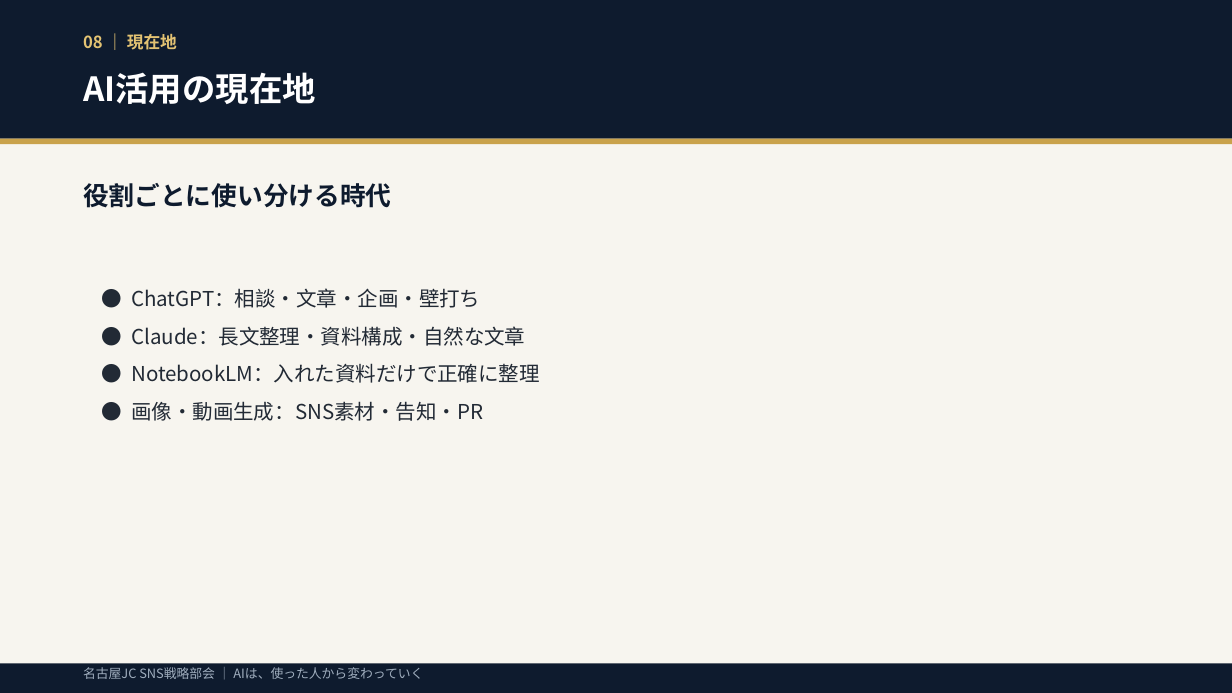
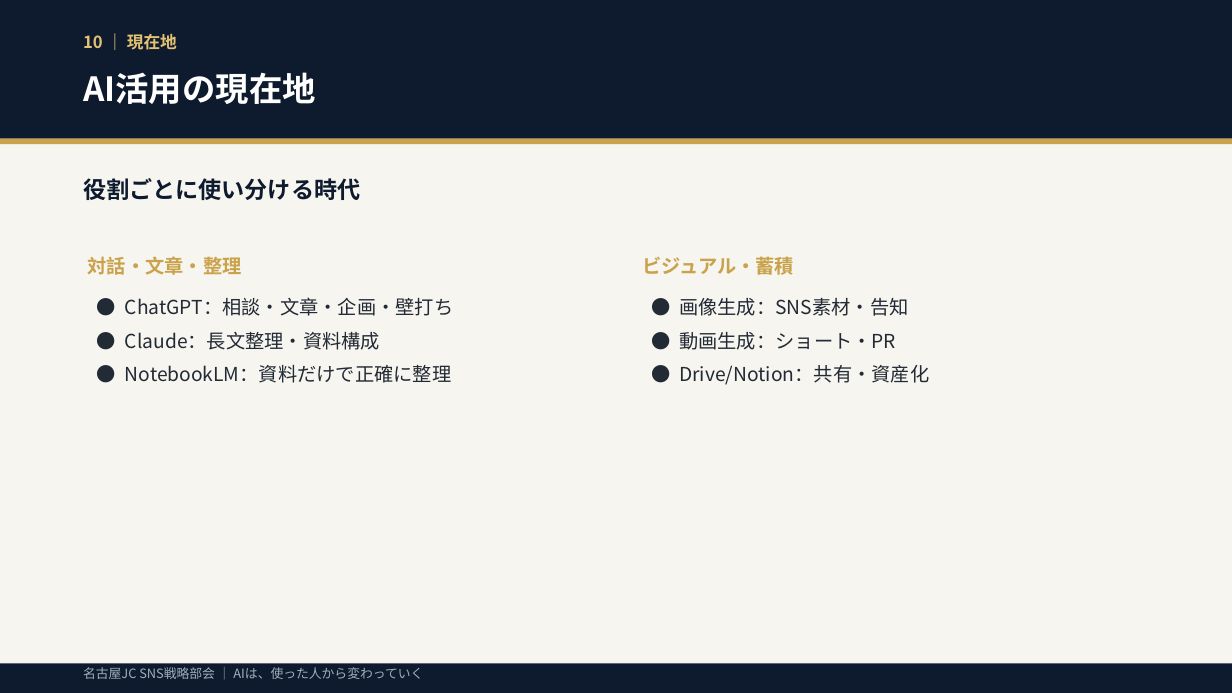
Before and after one commit to unaginobori1205/bushido-dev, a slide deck: slide 10 of ai_sns_seminar_deck.pptx (slide 8 before the commit). Drawn at 1232x693 pixels with LibreOffice and Linux fonts; fonts in the diff are those of the drawing. Boxes give left, top, right and bottom in pixels: in the first picture for what was removed or moved away, otherwise in the second. Text is boxed around its words. In the diff, an @@ line names an element or a change of style, - is before the commit and + after.

```diff
--- a/ai_sns_seminar_deck.pptx
+++ b/ai_sns_seminar_deck.pptx
@@ text at <box>83,34,177,50</box>: text changed @@
-08 ｜ 現在地
+10 ｜ 現在地
@@ text "役割ごとに使い分ける時代" at <box>83,178,360,200</box>: size 20 to 18 pt @@
@@ text added at <box>88,256,242,275</box>, 15 pt, text #C9A24B, bold @@
+対話・文章・整理
@@ text added at <box>642,256,794,275</box>, 15 pt, text #C9A24B, bold @@
+ビジュアル・蓄積
@@ text "● ChatGPT：相談・文章・企画・壁打ち": place and size @@
-text "● ChatGPT：相談・文章・企画・壁打ち" at <box>131,288,540,421</box>
+text "● ChatGPT：相談・文章・企画・壁打ち" at <box>125,297,454,383</box>
@@ text at <box>125,297,454,316</box>: size 16 to 15 pt in "● ChatGPT：相談・文章・企画・壁打ち"; less space between paragraphs @@
@@ text added at <box>679,298,929,385</box>, 15 pt, text #222A35 @@
+● 画像生成：SNS素材・告知
+● 動画生成：ショート・PR
+● Drive/Notion：共有・資産化
@@ text at <box>125,332,452,383</box>: text changed; size 16 to 15 pt @@
-● Claude：長文整理・資料構成・自然な文章
-● NotebookLM：入れた資料だけで正確に整理
-● 画像・動画生成：SNS素材・告知・PR
+● Claude：長文整理・資料構成
+● NotebookLM：資料だけで正確に整理
```
Also in this commit, not shown: 18 other slides changed, 2 slides added, 1 slide removed, 2 other files.
